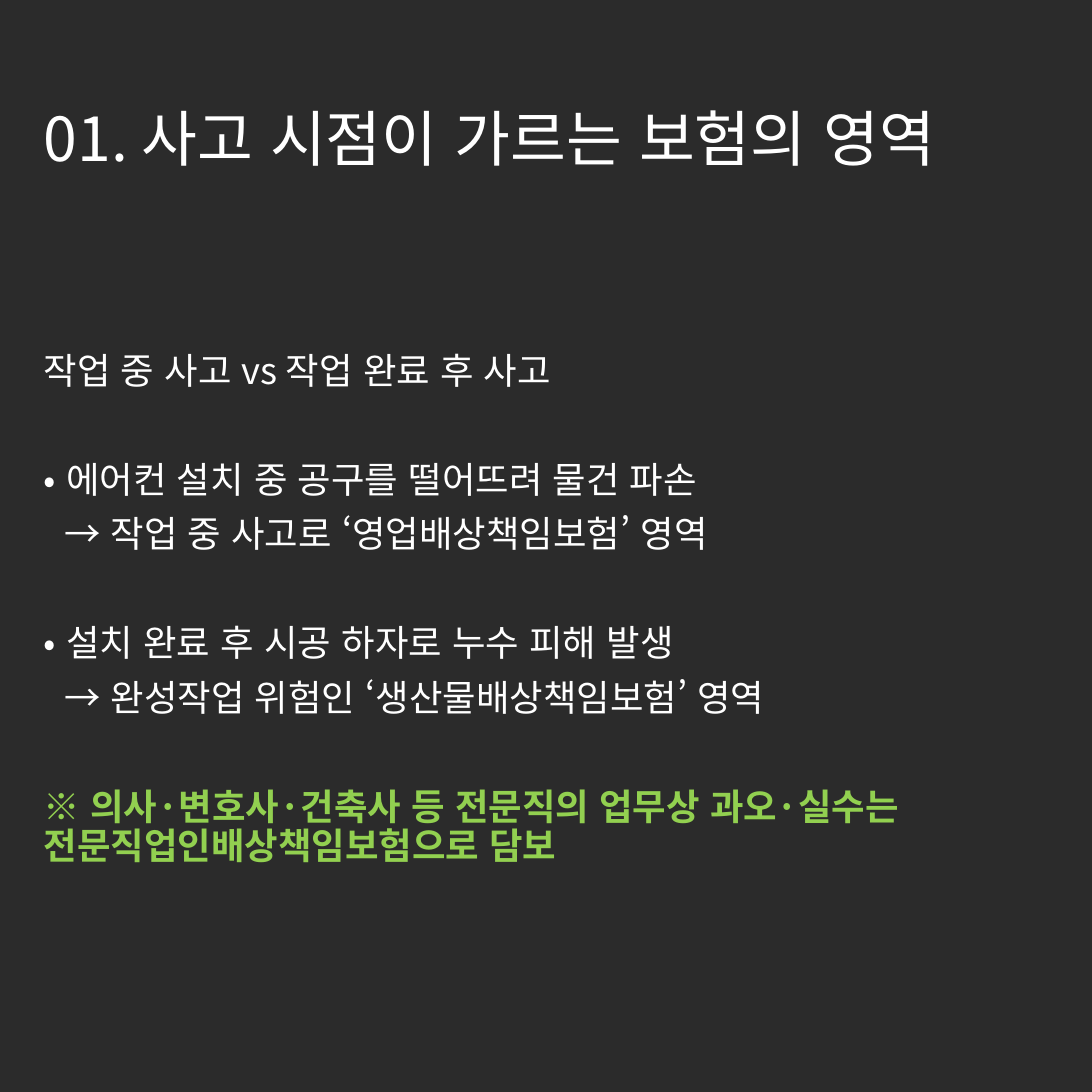
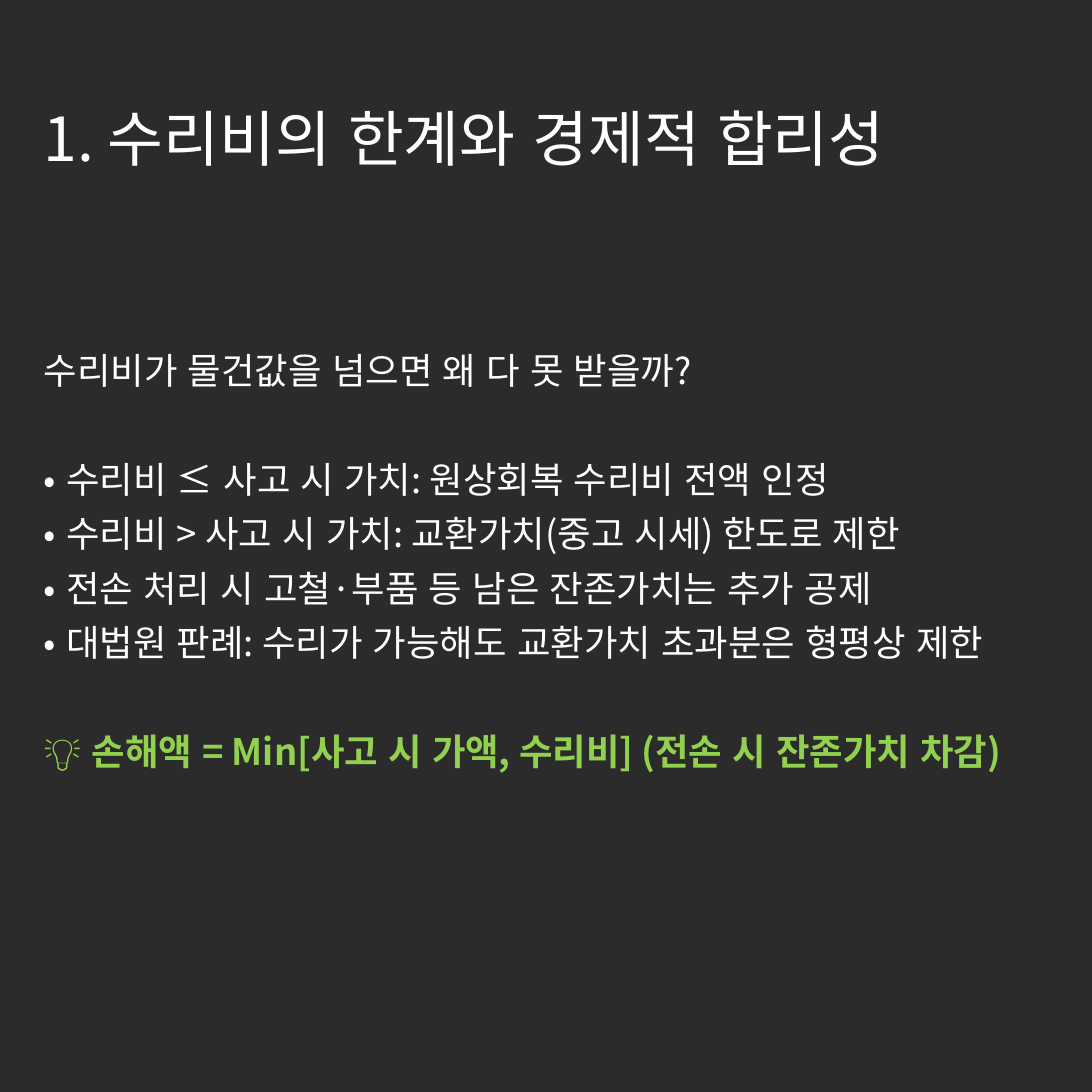
Before and after one commit to tladjuster00000029/brunch-SNS--auto, a slide deck: slide 2 of posts/images/generated_cards.pptx. Drawn at 1092x1092 pixels with LibreOffice and Linux fonts; fonts in the diff are those of the drawing; background and template pictures are left out; a plain dark background stands for a picture behind light text. Boxes give left, top, right and bottom in pixels: in the first picture for what was removed or moved away, otherwise in the second. Text is boxed around its words. In the diff, an @@ line names an element or a change of style, - is before the commit and + after.

```diff
--- a/posts/images/generated_cards.pptx
+++ b/posts/images/generated_cards.pptx
@@ title at bbox=[44, 110, 884, 166]: text changed @@
-01. 사고 시점이 가르는 보험의 영역
+1. 수리비의 한계와 경제적 합리성
@@ subtitle at bbox=[44, 354, 1001, 773]: text changed @@
-작업 중 사고 vs 작업 완료 후 사고
-• 에어컨 설치 중 공구를 떨어뜨려 물건 파손
-→ 작업 중 사고로 ‘영업배상책임보험’ 영역
-• 설치 완료 후 시공 하자로 누수 피해 발생
-→ 완성작업 위험인 ‘생산물배상책임보험’ 영역
-※ 의사·변호사·건축사 등 전문직의 업무상 과오·실수는 전문직업인배상책임보험으로 담보
+수리비가 물건값을 넘으면 왜 다 못 받을까?
+• 수리비 ≤ 사고 시 가치: 원상회복 수리비 전액 인정
+• 수리비 > 사고 시 가치: 교환가치(중고 시세) 한도로 제한
+• 전손 처리 시 고철·부품 등 남은 잔존가치는 추가 공제
+• 대법원 판례: 수리가 가능해도 교환가치 초과분은 형평상 제한
+💡 손해액 = Min[사고 시 가액, 수리비] (전손 시 잔존가치 차감)
```
Also in this commit, not shown: 4 other slides changed, 5 other files.
